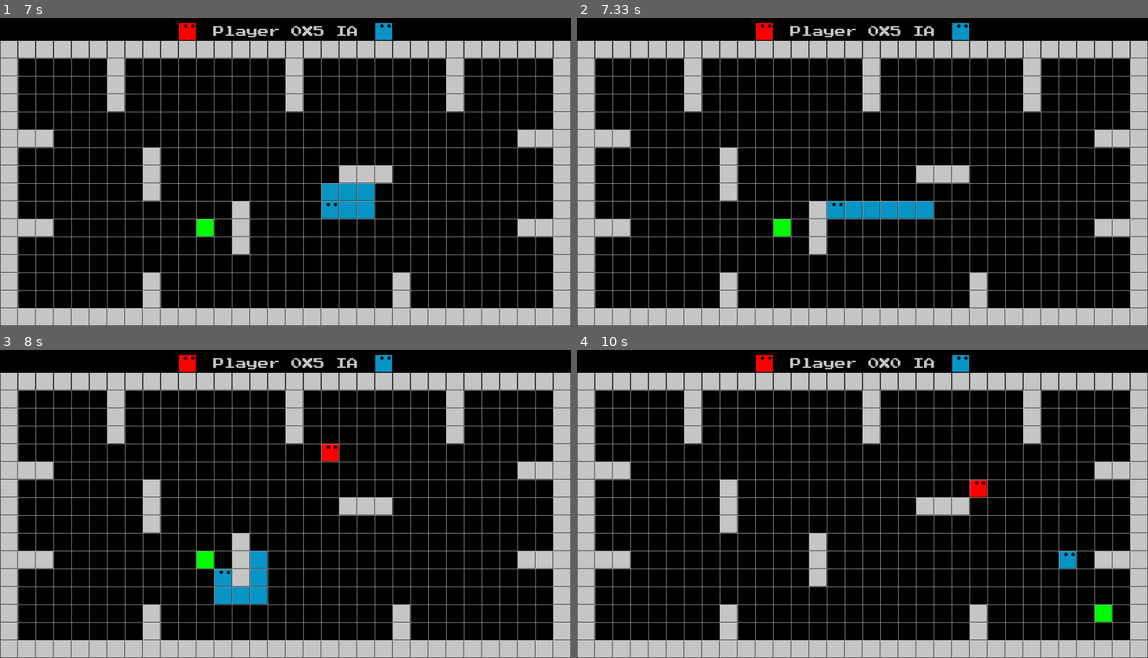
Above: before the commit, frames 1-4 (two rows, left to right).
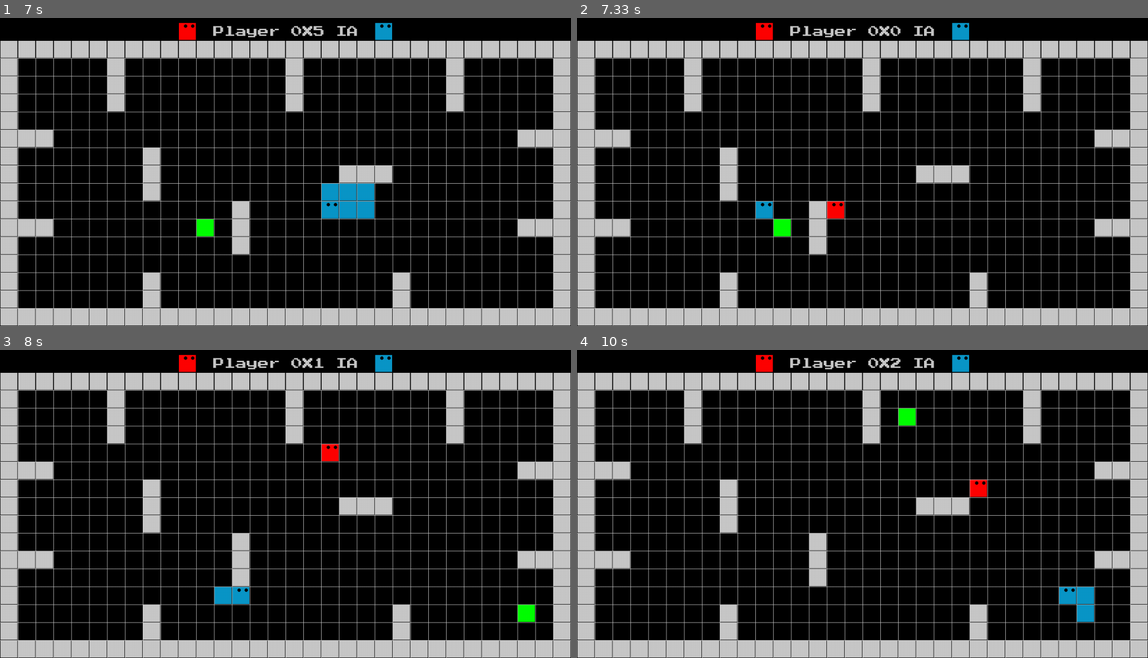
Above: after the commit, the same moments.

Repository: LUDUSLab/stem-games
Game: pygame game, started from Snake3Equipe2/main.py
Same seed, same stepped clock (60 frames per second), same inputs: the game is played once before the commit and once after it.
Inputs:
- Up to frame 1 (7 s): tap Enter at 0.33 s; hold W 0.67-1.13 s; hold D 1.17-1.63 s; hold A 1.67-2.2 s; hold S 2.23-2.53 s; hold A 2.57-2.97 s; hold W 3-3.37 s; hold D 3.4-4.03 s; hold S 4.07-4.43 s; hold A 4.47-4.93 s; hold D 4.97-5.43 s; hold W 5.47-5.77 s; hold D 5.8-6.27 s; hold A 6.3-6.83 s; hold S from 6.87 s (still down)
- Up to frame 2 (7.33 s): release S at 7.17 s; hold A from 7.2 s (still down)
- Up to frame 3 (8 s): release A at 7.6 s; hold W from 7.63 s (still down)
- Up to frame 4 (10 s): release W at 8 s; hold D 8.03-8.67 s; hold S 8.7-9.07 s; hold A 9.1-9.57 s; hold D from 9.6 s (still down)

Frame 1 is identical in both runs. In frame 2, 1.2% of the frame differs, in the area x 31-63%, y 2-66%; in frame 3, 1.1%; in frame 4, 1.0%.

Commit message:
collision between snakes

Diff:
--- a/Snake3Equipe2/arena.py
+++ b/Snake3Equipe2/arena.py
@@ -53,6 +53,14 @@
                 self.snake_bot.head.pos[1] == 2 or self.snake_bot.head.pos[1] == self.rows - 1:
             self.snake_bot.reset((10, 10))
 
+    def collision_between_snakes(self):
+        for bpos in self.snake_player.get_body():
+            if self.snake_bot.head.pos == bpos.pos:
+                self.snake_bot.reset((10, 10))
+        for bpos in self.snake_bot.get_body():
+            if self.snake_player.head.pos == bpos.pos:
+                self.snake_player.reset((15, 8))
+
     def collision_fruit_snake(self):
         if self.snake_player.head.pos == self.fruit.fruit.pos:
             config.eat_sound.play()
--- a/Snake3Equipe2/game.py
+++ b/Snake3Equipe2/game.py
@@ -29,6 +29,7 @@
         self.arena.collision_obstacles()
         self.snake_bot.collision_with_herself()
         self.snake_player.collision_with_herself()
+        self.arena.collision_between_snakes()
         self.snake_bot.move(self.arena.fruit.pos, self.arena.obstacle_matrix)
         self.snake_player.move()
         self.arena.redraw_window(self.surface)
